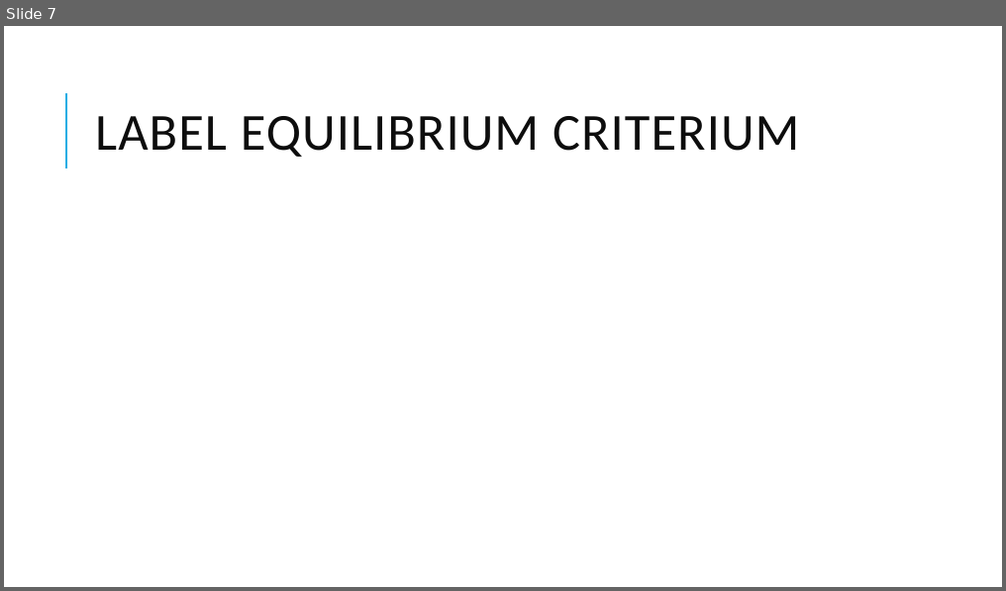
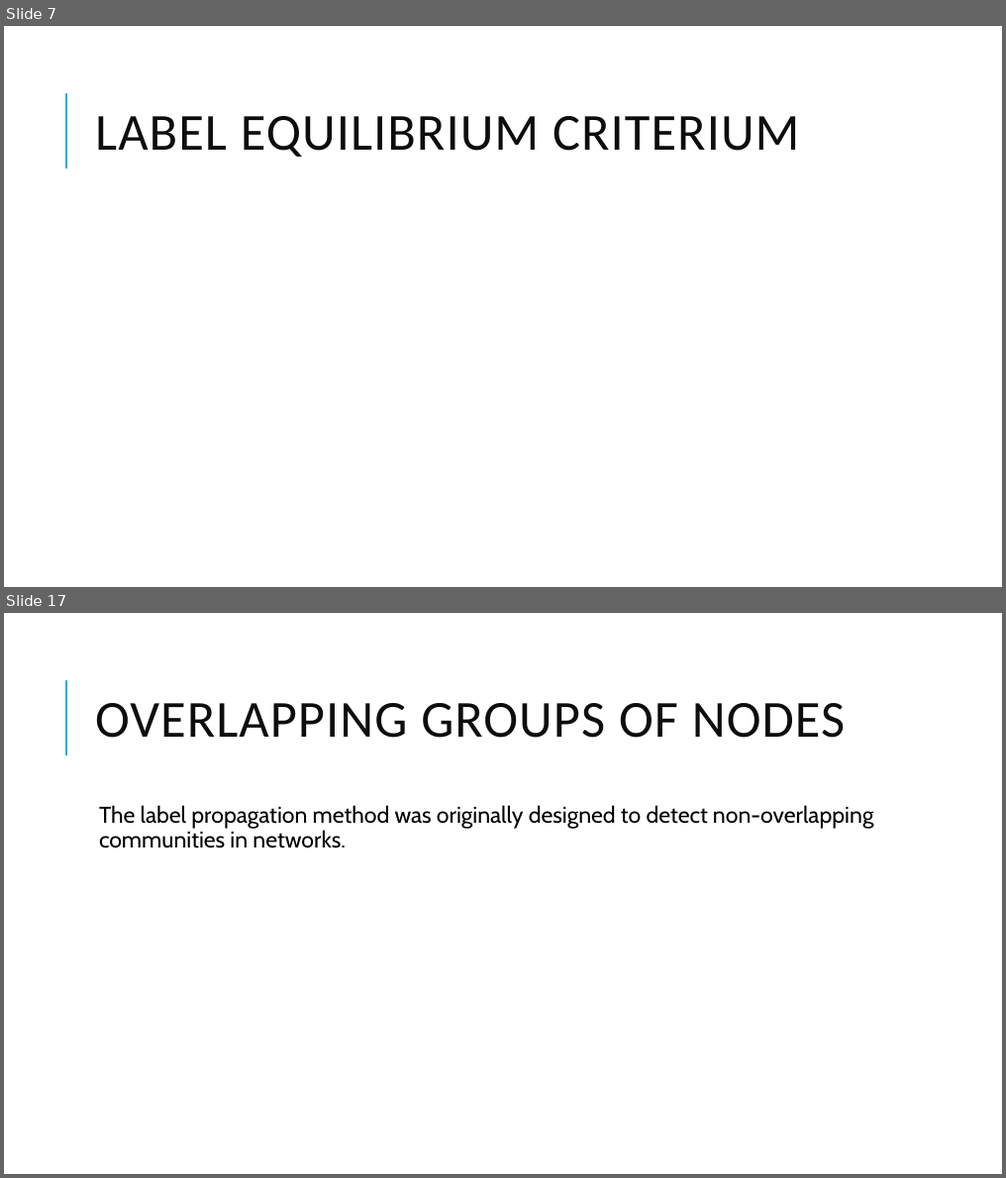
Before and after one commit to ThePolarizationOfInformationOnTheWeb/Resources, a slide deck: LabelPropagationSlides.pptx. Shown one above the other, each under a label of ours: slide 7 before the commit, slides 7 and 17 after it; the slides between them are not shown. The pictures are 1006x591 and 1006x1178 pixels, drawn with LibreOffice and Linux fonts; fonts in the diff are those of the drawing; grey boxes stand for pictures. Boxes give left, top, right and bottom in pixels: in the first picture for what was removed or moved away, otherwise in the second. Text is boxed around its words. In the diff, an @@ line names an element or a change of style, - is before the commit and + after.

Commit message:
LabelPropagation Slides and smal CSoI Progress Report Edit

```diff
--- a/LabelPropagationSlides.pptx
+++ b/LabelPropagationSlides.pptx
@@ slide 17 added at (x1=4, y1=613, x2=1002, y2=1174), background #FFFFFF; not listed: 1 template element that a slide beside it also shows @@
@@ title added at (x1=95, y1=703, x2=845, y2=738), 50 pt, text #0D0D0D @@
+OVERLAPPING GROUPS OF NODES
@@ text added at (x1=99, y1=805, x2=874, y2=849), 22 pt, text #000000 @@
+  The label propagation method was originally designed to detect non-overlapping communities in networks.
```
Also in this commit, not shown: 9 other slides added, 2 other files.
